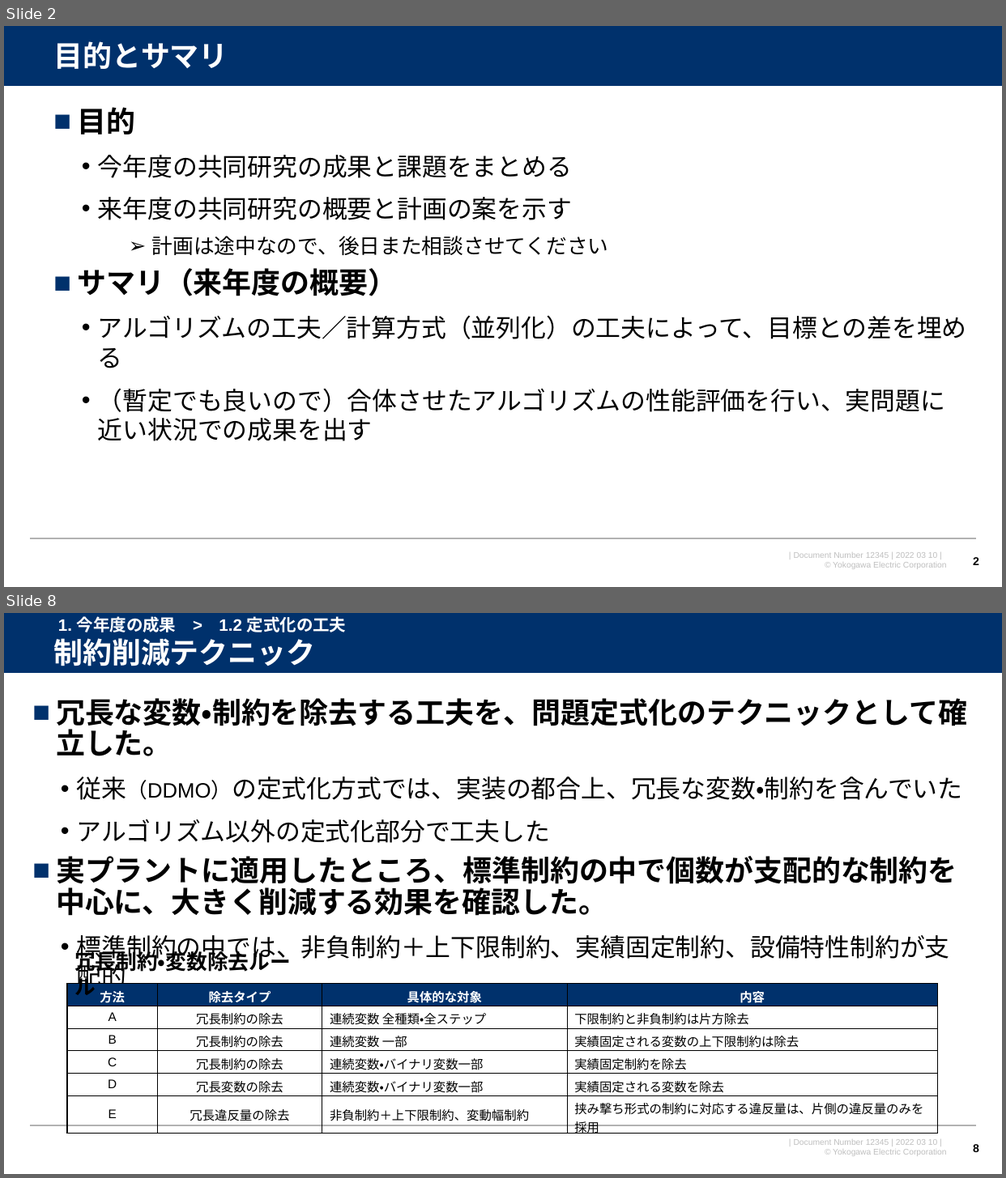
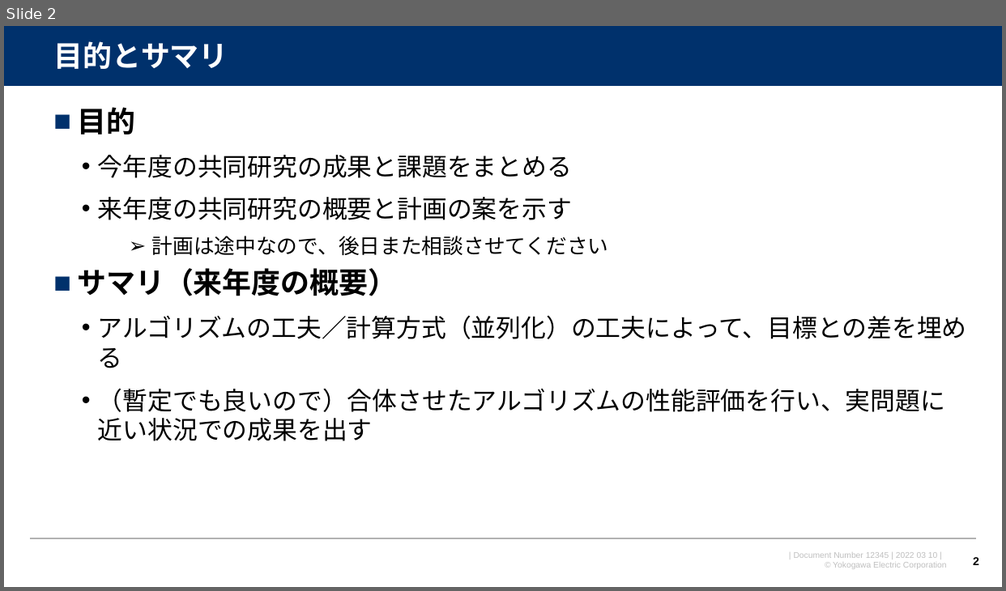
Before and after one commit to watarukumagai-git/opt, a slide deck: MMW/220310_MMW_kumagai_rev.0.pptx. Shown one above the other, each under a label of ours: slides 2 and 8 before the commit, slide 2 after it; the slides between them are not shown. The pictures are 1006x1178 and 1006x591 pixels, drawn with LibreOffice and Linux fonts; fonts in the diff are those of the drawing; background and template pictures are left out. Boxes give left, top, right and bottom in pixels: in the first picture for what was removed or moved away, otherwise in the second. Text is boxed around its words. In the diff, an @@ line names an element or a change of style, - is before the commit and + after.

```diff
--- a/MMW/220310_MMW_kumagai_rev.0.pptx
+++ b/MMW/220310_MMW_kumagai_rev.0.pptx
@@ slide 8 removed at bbox=[4, 613, 1002, 1174], background #FFFFFF; not listed: 4 template elements that a slide beside it also shows @@
@@ text removed at bbox=[58, 616, 347, 632] @@
-1. 今年度の成果 > 1.2 定式化の工夫
@@ text removed at bbox=[53, 638, 315, 666] @@
-制約削減テクニック
@@ text removed at bbox=[56, 698, 967, 963] @@
-■ 冗長な変数・制約を除去する工夫を、問題定式化のテクニックとして確立した。
-  • 従来（DDMO）の定式化方式では、実装の都合上、冗長な変数・制約を含んでいた
-  • アルゴリズム以外の定式化部分で工夫した
-■ 実プラントに適用したところ、標準制約の中で個数が支配的な制約を中心に、大きく削減する効果を確認した。
-  • 標準制約の中では、非負制約＋上下限制約、実績固定制約、設備特性制約が支配的
@@ text removed at bbox=[74, 948, 291, 975] @@
-冗長制約・変数除去ルール
@@ table removed at bbox=[67, 983, 938, 1137], 6 rows, 4 columns @@
-方法 | 除去タイプ | 具体的な対象 | 内容
-A | 冗長制約の除去 | 連続変数 全種類・全ステップ | 下限制約と非負制約は片方除去
-B | 冗長制約の除去 | 連続変数 一部 | 実績固定される変数の上下限制約は除去
-C | 冗長制約の除去 | 連続変数・バイナリ変数一部 | 実績固定制約を除去
-D | 冗長変数の除去 | 連続変数・バイナリ変数一部 | 実績固定される変数を除去
-E | 冗長違反量の除去 | 非負制約＋上下限制約、変動幅制約 | 挟み撃ち形式の制約に対応する違反量は、片側の違反量のみを採用
@@ page number removed at bbox=[973, 1144, 979, 1152] @@
-8
```
Also in this commit, not shown: 6 slides changed, 10 slides added, 11 other slides removed.
